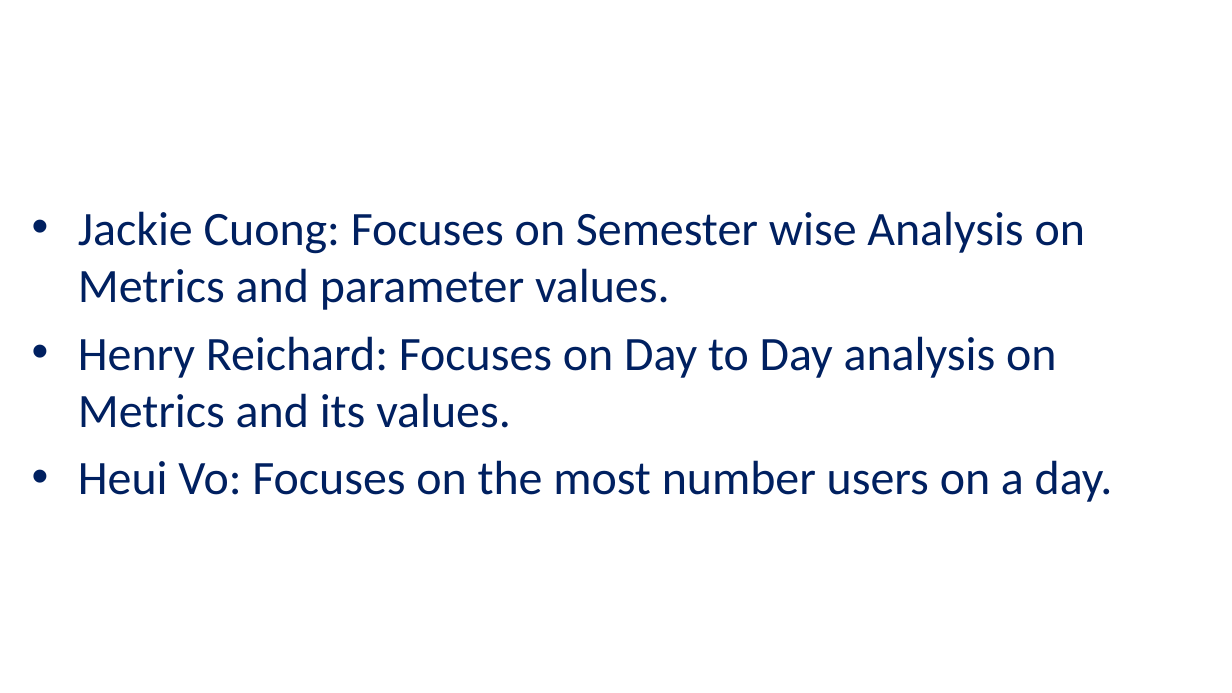
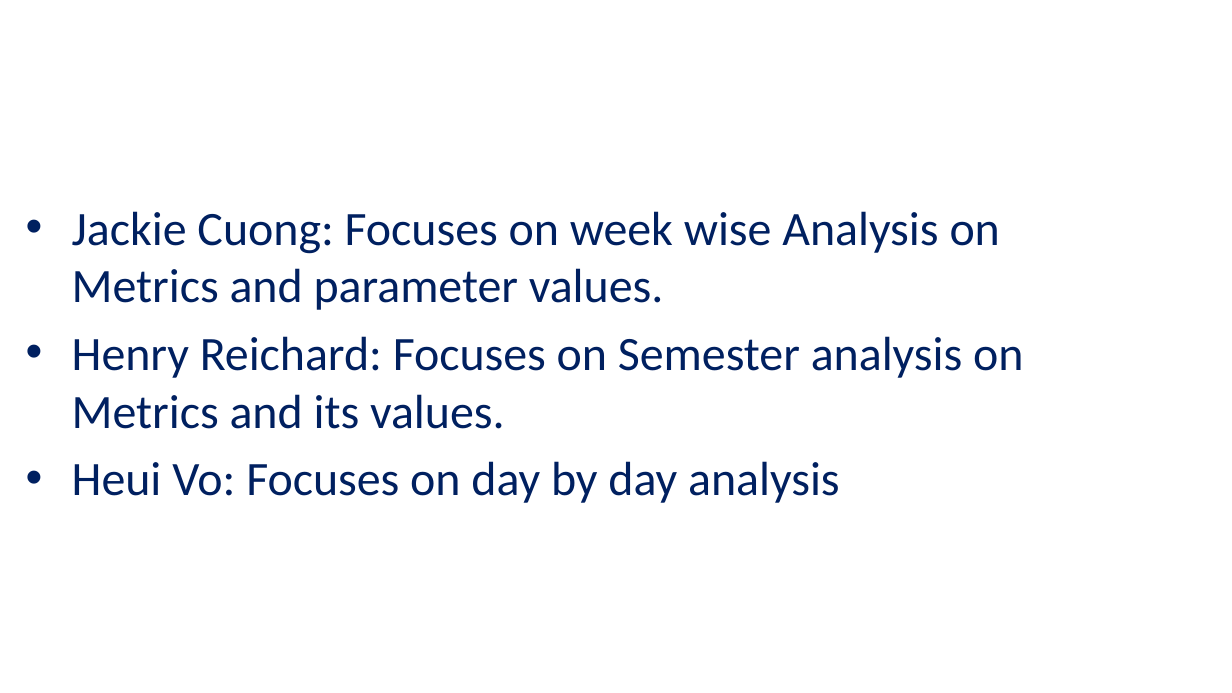
Before and after one commit to UNCG-CSE/G_Suite_Metrics, a slide deck: slide 6 of doc/G-suite review ppt.pptx. Drawn at 1232x693 pixels with LibreOffice and Linux fonts; fonts in the diff are those of the drawing; background and template pictures are left out. Boxes give left, top, right and bottom in pixels: in the first picture for what was removed or moved away, otherwise in the second. Text is boxed around its words. In the diff, an @@ line names an element or a change of style, - is before the commit and + after.

Commit message:
Modified powerpoint

```diff
--- a/doc/G-suite review ppt.pptx
+++ b/doc/G-suite review ppt.pptx
@@ text at [72,211,1023,503]: text changed @@
-• Jackie Cuong: Focuses on Semester wise Analysis on Metrics and parameter values.
-• Henry Reichard: Focuses on Day to Day analysis on Metrics and its values.
-• Heui Vo: Focuses on the most number users on a day.
+• Jackie Cuong: Focuses on week wise Analysis on Metrics and parameter values.
+• Henry Reichard: Focuses on Semester analysis on Metrics and its values.
+• Heui Vo: Focuses on day by day analysis
```
Also in this commit, not shown: 6 other slides changed.
